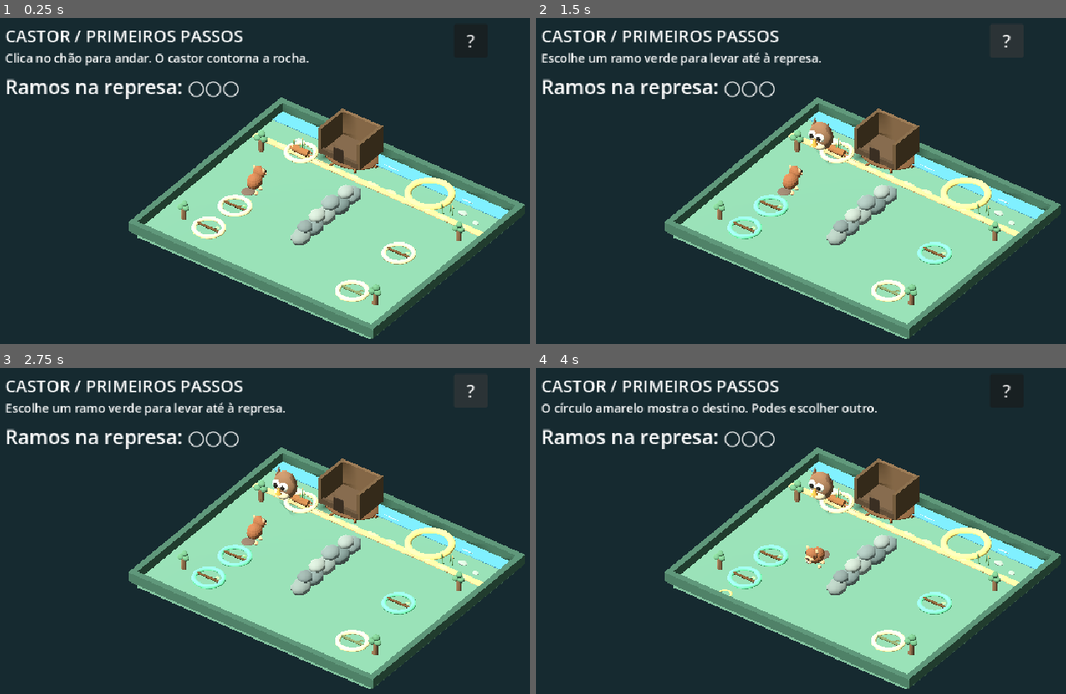
Above: before the commit, frames 1-4 (two rows, left to right).
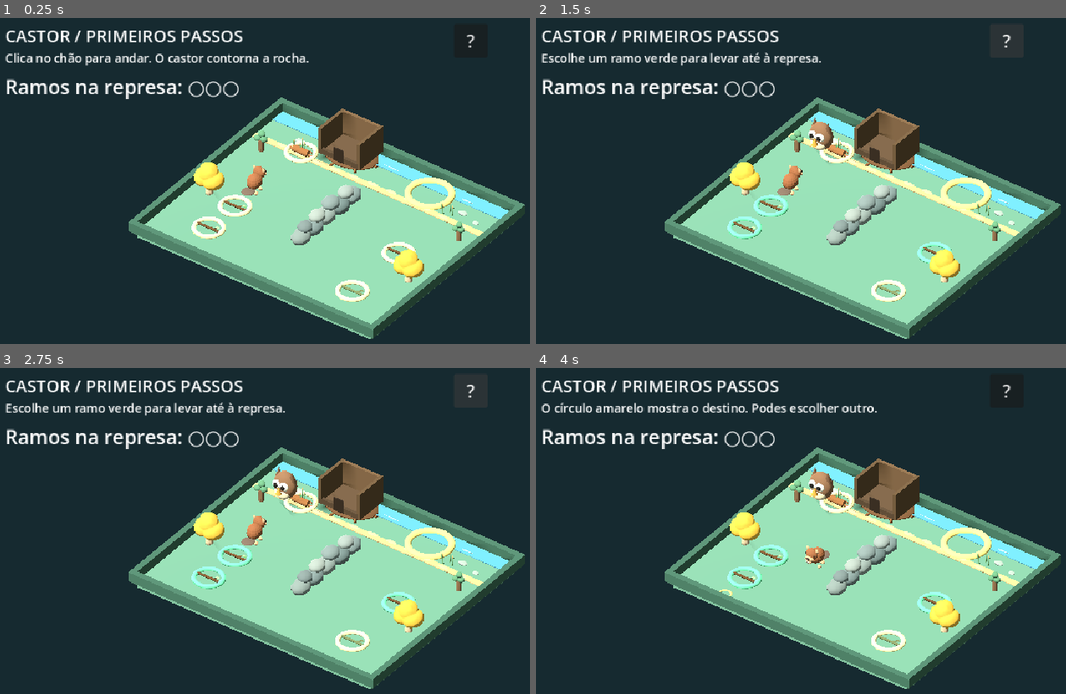
Above: after the commit, the same moments.

Repository: tlpacifico/beaver-valley
Game: Godot game, scene res://scenes/movement.tscn
Same seed, same stepped clock (60 frames per second), same inputs: the game is played once before the commit and once after it.
Inputs (mouse positions are in pixels of both pictures, inside the frame that each line leads up to):
- Up to frame 1 (0.25 s): no input
- Up to frame 2 (1.5 s): click "?" at 0.5 s; click "?" at 1.25 s
- Up to frame 3 (2.75 s): click "?" at 2 s
- Up to frame 4 (4 s): tap Enter at 2.75 s; move the mouse to (1013, 550) at 2.77 s; tap R at 2.85, 3.6 s; click (1013, 550) at 2.92 s; move the mouse to (726, 592) at 3.52 s; click (726, 592) at 3.67 s

The runs differ from the first frame. In frame 1, 0.9% of the frame differs, in the area x 33-81%, y 44-89%; in frame 2, 0.9%; in frame 3, 0.9%; in frame 4, 0.9%.

Commit message:
Integrate golden trees and plan visual valley relief

Diff:
--- a/game/scripts/visual_environment.gd
+++ b/game/scripts/visual_environment.gd
@@ -4,7 +4,9 @@
 ## Attach as a child of the walkable world. This node creates no physics bodies.
 
 const Shapes = preload("res://scripts/prototype_shapes.gd")
+const GoldenTreeScene = preload("res://assets/environment/meshy_tree/golden_tree.glb")
 const WATER_GLINT_X: Array[float] = [-0.28, 0.0, 0.32]
+const GOLDEN_TREE_SCALE: float = 0.68
 
 @export var water_depth: float = 0.8
 @export var water_front_edge: float = -4.75
@@ -117,13 +119,22 @@
 
 
 func _build_vegetation() -> void:
-	# Bush clusters stay at the far edges so paths, branches and the dam remain clear.
+	# Side-margin vegetation frames the valley while keeping paths and targets clear.
 	_add_bush(Vector3(-5.55, 0.0, -2.6), 0.9)
 	_add_bush(Vector3(5.55, 0.0, -2.45), 0.82)
-	_add_bush(Vector3(-5.35, 0.0, 3.55), 0.8)
-	_add_bush(Vector3(5.35, 0.0, 3.6), 0.88)
+	_add_golden_tree(Vector3(-5.55, 0.0, 1.35))
+	_add_golden_tree(Vector3(5.55, 0.0, 1.35))
 	_add_reeds(Vector3(-4.2, 0.0, -3.65), 4)
 	_add_reeds(Vector3(4.0, 0.0, -3.72), 3)
+
+
+func _add_golden_tree(at: Vector3) -> void:
+	# Trees are decorative only: no collision or interaction target is added.
+	var tree := GoldenTreeScene.instantiate() as Node3D
+	tree.name = "GoldenTree"
+	tree.position = at
+	tree.scale = Vector3.ONE * GOLDEN_TREE_SCALE
+	add_child(tree)
 
 
 func _add_bush(center: Vector3, scale_factor: float) -> void:
Binary file added: game/assets/environment/meshy_tree/golden_tree.glb
Not shown, added: game/assets/environment/meshy_tree/golden_tree.glb.import
Not shown, added: art/environment/meshy-tree/golden_tree.blend
Not shown, changed: docs/castor/3d-production.md
Not shown, added: docs/castor/blender-scenery-sample-plan.md
Not shown, added: docs/castor/higgsfield-asset-pilot.md
Not shown, changed: docs/castor/roadmap.md
Not shown, changed: docs/castor/roadmaps/03b-visual-dam.md
Not shown, changed: docs/castor/roadmaps/04-chapter.md
Not shown, added: docs/castor/roadmaps/04b-visual-valley.md
Not shown, changed: docs/castor/roadmaps/05-mvp.md
Not shown, changed: docs/castor/roadmaps/3d-environment.md
(and 2 more such lines)
